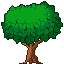
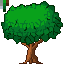
Layers edited between the first and the second 64 × 64 image:
showed "palette" over bbox(0, 0, 9, 12)
